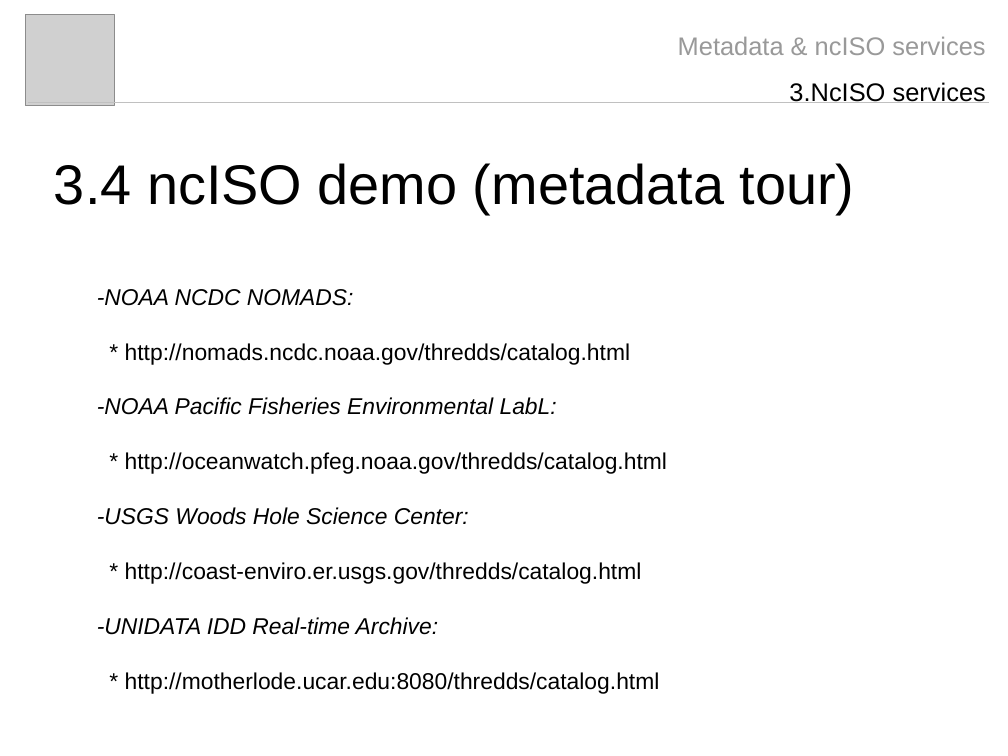
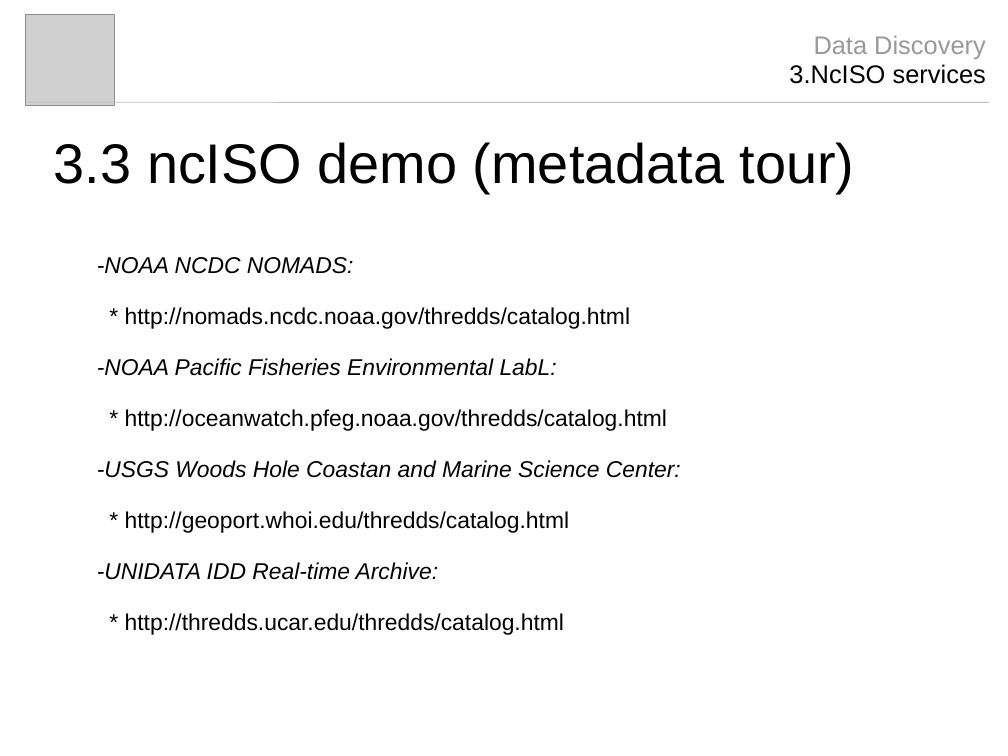
Before and after one commit to Unidata/thredds, a slide deck: slide 12 of docs/web/thredds/tech/tds4.3/reference/ncISO/metadata_ncISO.odp. Drawn at 1008x756 pixels with LibreOffice and Linux fonts; fonts in the diff are those of the drawing; grey boxes stand for pictures. Boxes give left, top, right and bottom in pixels: in the first picture for what was removed or moved away, otherwise in the second. Text is boxed around its words. In the diff, an @@ line names an element or a change of style, - is before the commit and + after.

```diff
--- a/docs/web/thredds/tech/tds4.3/reference/ncISO/metadata_ncISO.odp
+++ b/docs/web/thredds/tech/tds4.3/reference/ncISO/metadata_ncISO.odp
@@ text at (x1=789, y1=35, x2=986, y2=84): text changed; text colour #999999 to #000000 @@
-Metadata & ncISO services
-3.NcISO services
+Data Discovery
+3.NcISO services
@@ line (28, 102) - (989, 102): stroke #C0C0C0 0 pt to #C0C0C0 0.74 pt @@
@@ title at (x1=54, y1=142, x2=855, y2=193): text changed @@
-3.4 ncISO demo (metadata tour)
+3.3 ncISO demo (metadata tour)
@@ text "-NOAA NCDC NOMADS:" moved from (x1=97, y1=289, x2=667, y2=694) to (x1=97, y1=257, x2=681, y2=635) @@
@@ text at (x1=97, y1=257, x2=667, y2=580): line spacing 1 to 0.93 @@
@@ text at (x1=97, y1=460, x2=681, y2=533): text changed @@
--USGS Woods Hole Science Center:
-* http://coast-enviro.er.usgs.gov/thredds/catalog.html
+-USGS Woods Hole Coastan and Marine Science Center:
+* http://geoport.whoi.edu/thredds/catalog.html
@@ text at (x1=125, y1=613, x2=564, y2=635): text changed @@
-* http://motherlode.ucar.edu:8080/thredds/catalog.html
+* http://thredds.ucar.edu/thredds/catalog.html
```
Also in this commit, not shown: 10 other slides changed, 2 slides added, 7 slides removed, 1 other file.
